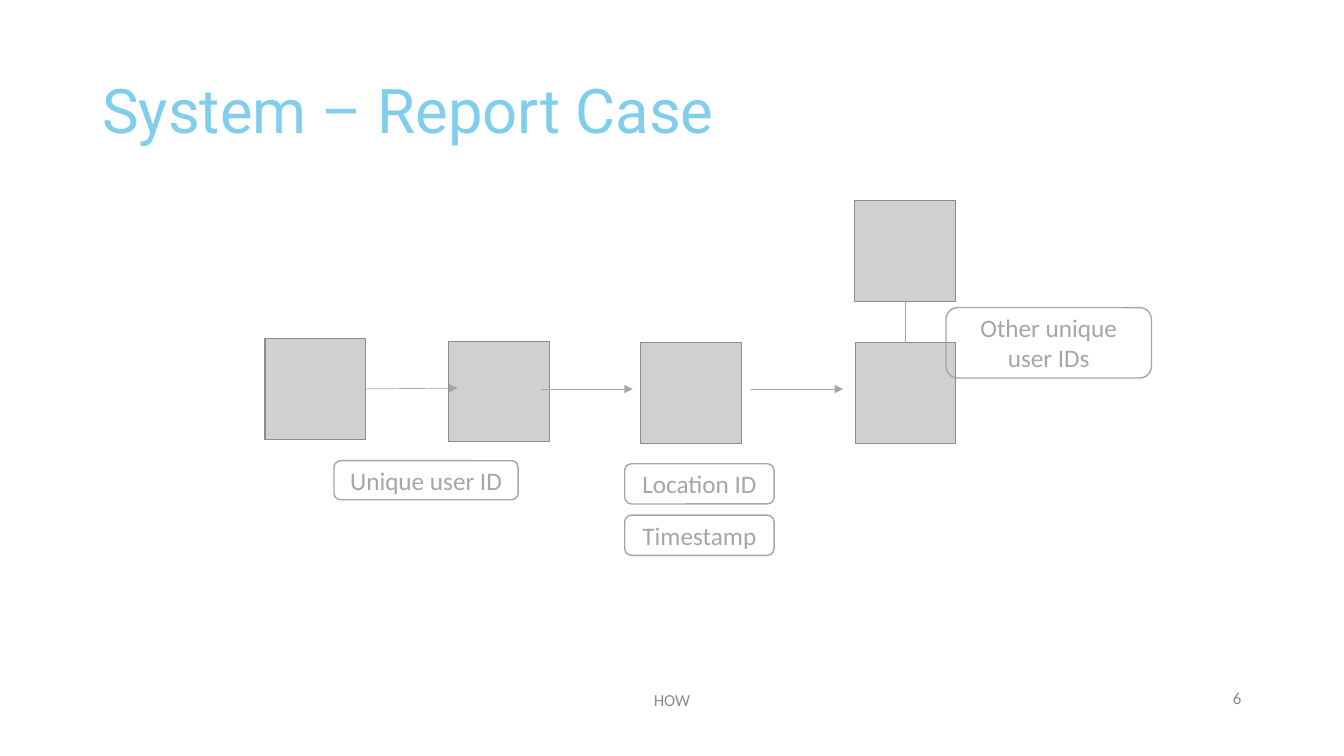
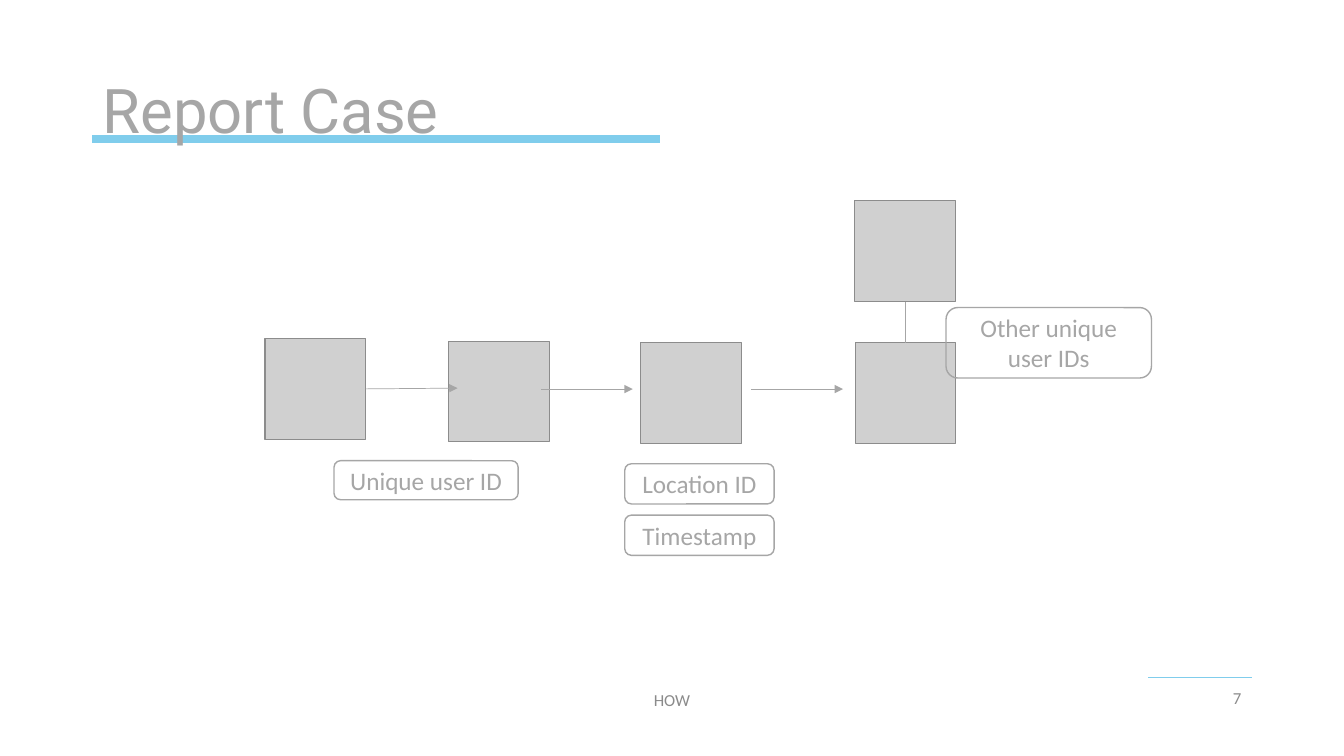
Before and after one commit to michael-spengler/Tracer-wwi19dsa, a slide deck: slide 7 of business/Tracer.pptx (slide 6 before the commit). Drawn at 1344x756 pixels with LibreOffice and Linux fonts; fonts in the diff are those of the drawing; grey boxes stand for pictures; background and template pictures are left out. Boxes give left, top, right and bottom in pixels: in the first picture for what was removed or moved away, otherwise in the second. Text is boxed around its words. In the diff, an @@ line names an element or a change of style, - is before the commit and + after.

```diff
--- a/business/Tracer.pptx
+++ b/business/Tracer.pptx
@@ title at (102,89,438,146): text changed; text colour #80CDEC to #A6A6A6 @@
-System – Report Case
+Report Case
@@ line added from (93, 139) to (659, 139), #80CDEC 6 pt @@
@@ line added from (1148, 678) to (1252, 678), #80CDEC 0.75 pt @@
@@ page number at (1233,693,1241,704): text changed @@
-6
+7
```
Also in this commit, not shown: 6 other slides changed, 1 slide added, 2 other files.
